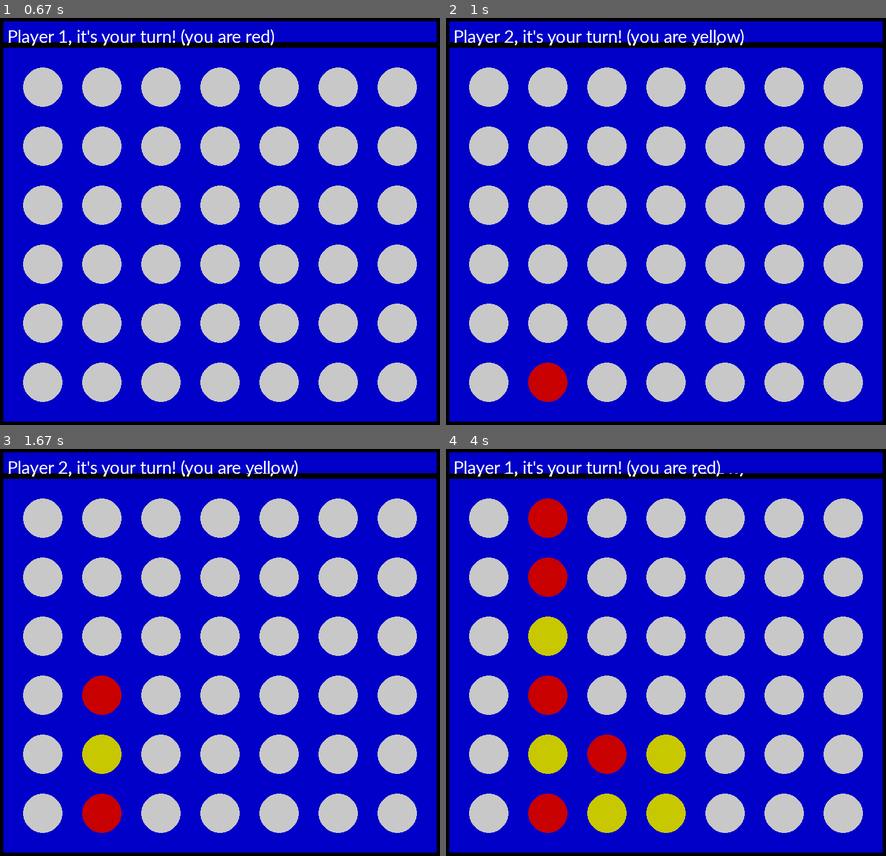
Above: before the commit, frames 1-4 (two rows, left to right).
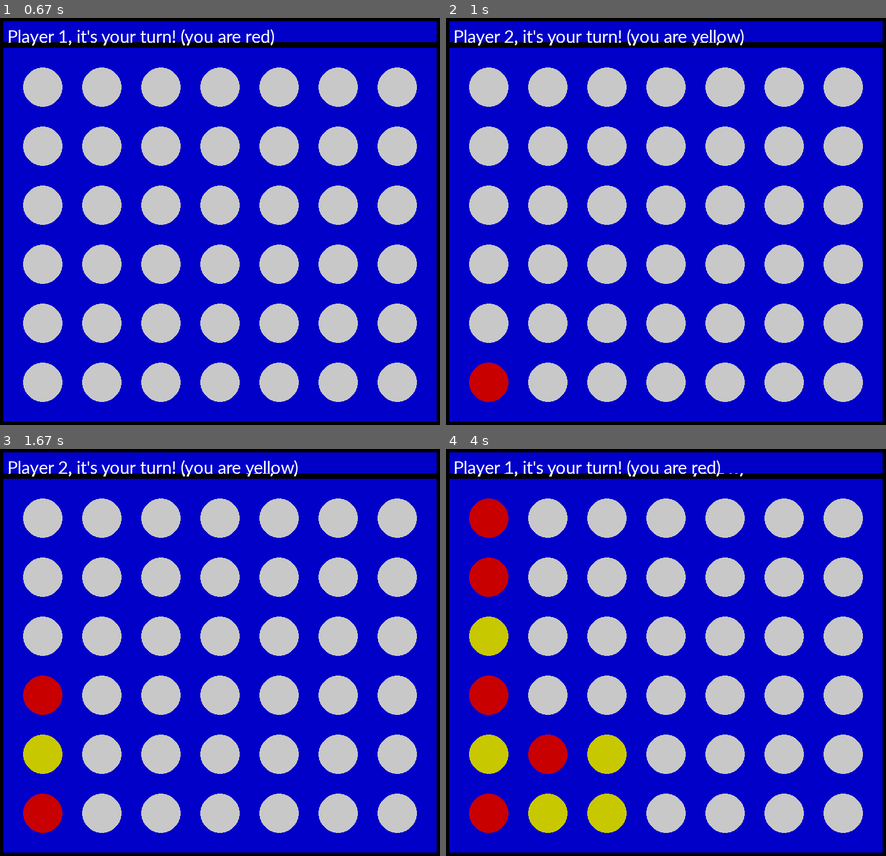
Above: after the commit, the same moments.

Repository: CoachLamb92/connect_four
Game: pygame game, started from src/main_menu.py
Same seed, same stepped clock (60 frames per second), same inputs: the game is played once before the commit and once after it.
Inputs (mouse positions are in pixels of both pictures, inside the frame that each line leads up to):
- Up to frame 1 (0.67 s): click (220, 233) at 0.38 s
- Up to frame 2 (1 s): tap 1 at 0.67 s
- Up to frame 3 (1.67 s): tap 1 at 1, 1.4 s
- Up to frame 4 (4 s): tap 1 at 1.7, 1.9, 2.23, 2.53, 3.3, 3.63, 3.93 s; tap 2 at 1.98, 3.38 s; tap 3 at 2.32, 3.72 s

Frame 1 is identical in both runs. In frame 2, 1.3% of the frame differs, in the area x 5-28%, y 84-95%; in frame 3, 4.0%; in frame 4, 10%, in the area x 5-55%, y 12-95%.

Commit message:
Edit utils to accommodate slight changes to functions for integration with pygame

Diff:
--- a/src/utils.py
+++ b/src/utils.py
@@ -19,17 +19,17 @@
 Alternatively, leave now and never come back by typing:
 exit()""")
             return
-        if self._current_board[0][column_to_drop] != "_":
+        if self._current_board[0][column_to_drop-1] != "_":
             print("This column is full! Please pick another.")
             return
         else:
             last_free_slot = 0
             for i in range(1, 6):
-                if self._current_board[i][column_to_drop] != "_":
+                if self._current_board[i][column_to_drop-1] != "_":
                     break
                 else:
                     last_free_slot = i
-        self.update_board(last_free_slot, column_to_drop)
+        self.update_board(last_free_slot, column_to_drop-1)
         self.increment_turn_counter()
         for row in self._current_board:
             print(row)
